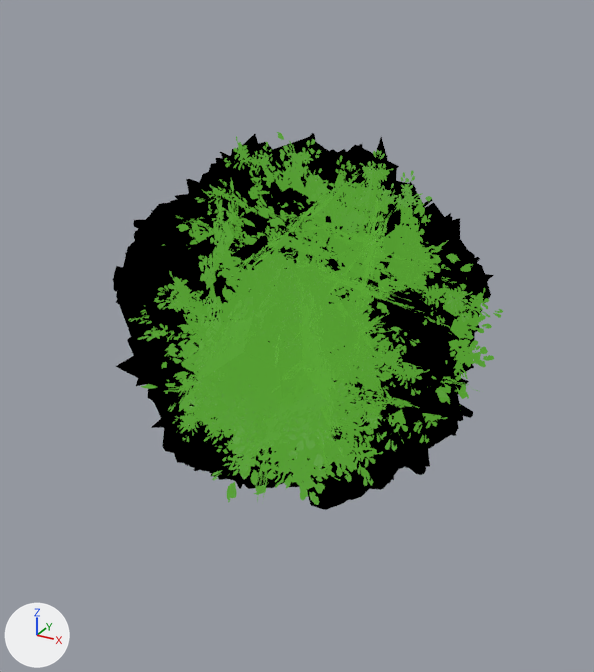
What one commit did to the glTF model leef.glb.
One viewpoint serves both versions: a 50 mm camera at (-1.31, -5.46, 6.09) aimed at (-3.52, -1.46, 4.08). Arrows for +X, +Y and +Z are at lower left; the lights stay in place. Where no turn or scale is listed for an object, it has been applied to the vertices.
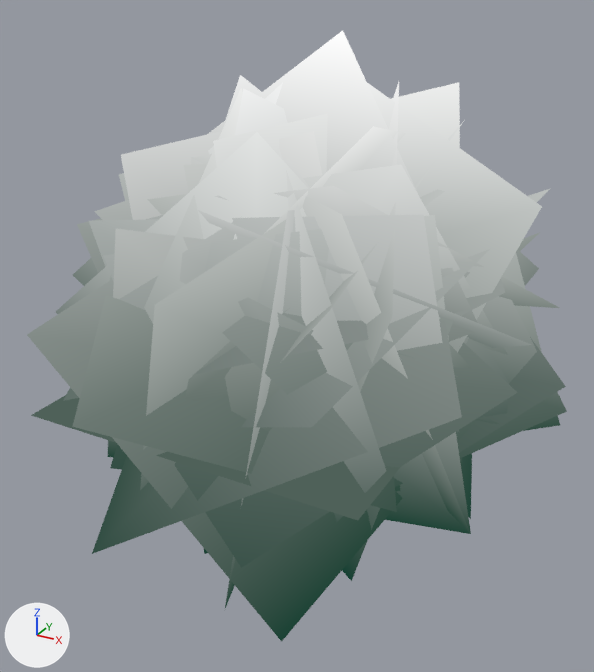
Where the newer file only moved an object's origin or applied its transform, the numbers keep the older frame.

Where the change shows, as pixel boxes (x1, y1, x2, y2) in the pictures (594 x 672 px):
'Plane.026', surface changed, recoloured (green to grey)
    both: (27, 31, 567, 641)
part 1 of me_plane_023, recoloured (green to grey)
    before: (128, 132, 503, 504)
    after: (27, 31, 567, 608)
part 2 of me_plane_023, recoloured (green to grey)
    before: (136, 295, 480, 505)
    after: (27, 225, 567, 641)

Patch to the scene script:
```diff
--- a/leef.glb.py
+++ b/leef.glb.py
@@ mat_material @@
 mat_material = bpy.data.materials.new('Material')
-# nodes: BsdfPrincipled, Math x3, Mix x2, OutputMaterial, TexImage, VertexColor
-# colours: green #539b30, black #000000
-# uses the picture img_leef
+# nodes: BsdfTransparent, Emission, LightPath, Math x2, MixShader x2, OutputMaterial, VertexColor
@@ me_plane_023 @@
 me_plane_023.from_pydata(...)  # 252 vertices, 126 faces; spans x -1.47..1.88, y -1.45..1.79, z -1.7..1.5
 # used by ob_plane_026; location = (-3.838, -1.624, 4.325)
+# me_plane_023 part 1: 87 faces centred in x -0.68..1.1, y -0.49..0.95, z -0.72..0.72 are repainted in the vertex colours; the middle colour goes from grey #868f8b to grey #858d8a
+# me_plane_023 part 2: 39 faces centred in x -0.45..0.98, y -0.58..0.88, z -1.0..-0.2 are repainted in the vertex colours; the middle colour goes from dark green #4b5e57 to dark green #4b5e56
 me_plane_023.materials.append(mat_material)
```
